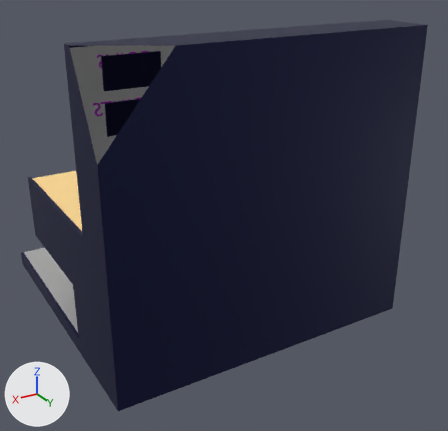
An edit to the Blender file public/assets/cabinet.blend, drawn before and after from the same camera.
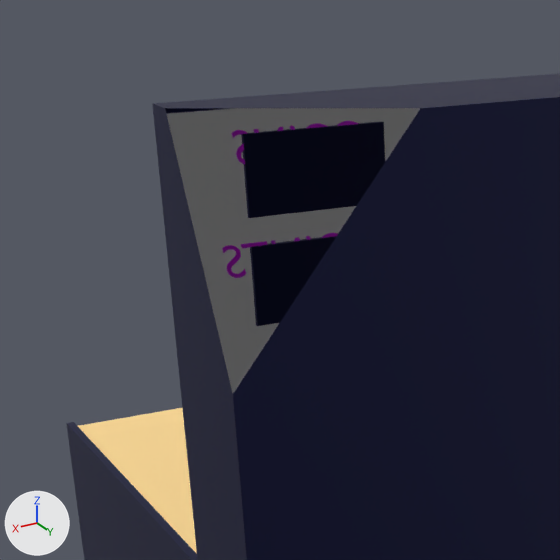
There are two pictures of each version: one whole from a 50 mm camera at (1.93, 3.26, 1.71) aimed at (-0.11, -0.14, 0.01), one close up on the part from 0% to 52% of the width and 0% to 54% of the height. Lighting does not change. The marker at lower left points along +X, +Y and +Z. Text is drawn in Blender's own font. Everything nearer to the camera than a plane just in front of the edit is cut away.

Objects in the first close-up: 'cabinet', 'coins', 'score'.
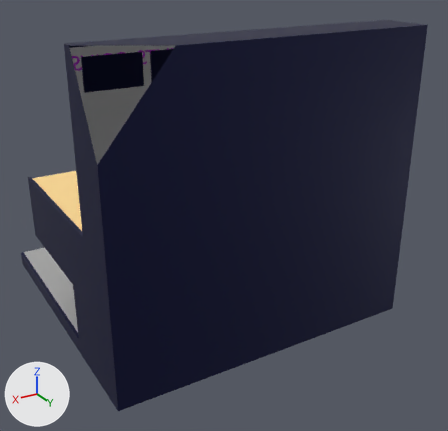
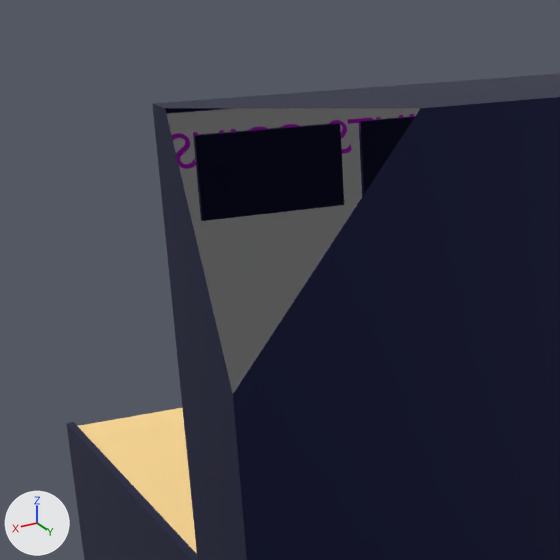
Commit message: display score

Where the change shows, as pixel boxes (x1, y1, x2, y2) in the close-ups (560 x 560 px):
'score', deleted: before (222, 233, 338, 278)
'label-coins', added: after (172, 124, 302, 169)
'coins', deleted: before (232, 121, 358, 164)
'label-points', added: after (330, 114, 414, 154)
part 1 of me_cabinet, built on: (167, 108, 420, 393) in both

What the commit changed:
Material 'cabinet.001' (mat_cabinet_001) is new.
Its base color is (0.00285, 0.00486, 0.0495) (dark blue #090f3f).
Its metallic is 0.5.
Material 'transparent-background.001' (mat_transparent_background_001) is new.
Its base color is (0.8, 0.8, 0.8) (white #e7e7e7).
Its roughness is 0.0.
Its alpha is 0.15.
me_cabinet is used by ob_cabinet; location (0.0, 0.0, 0.0).
me_cabinet had 342 vertices, 202 faces and spanned x -1.03..1.03, y -1.38..0.64, z -0.62..1.3.
me_cabinet now has 392 vertices, 216 faces and spans x -1.03..1.03, y -1.38..0.64, z -0.62..1.3.
Part 1, on me_cabinet:
16 vertices are removed from x 0.54..0.86, y 0.32..0.33, z 0.83..1.23.
14 faces are deleted.
38 vertices are added at x -1.01..1.01, y 0.32..0.39, z 0.17..1.28.
16 new vertices lie (0.38, 0.0, 0.0) away from vertices in x -0.95..-0.19, y 0.32..0.39, z 0.9..1.24.
12 new vertices lie (0.32, 0.0, 0.0) away from vertices in x 0.28..0.64, y 0.32..0.33, z 1.06..1.24.
14 new faces join them, mat_cabinet (dark blue #090f3f).
3 new faces join them, mat_transparent_background (white #e7e7e7).
5 new faces join them, mat_cabinet_001 (dark blue #090f3f).
1 new face joins them, mat_transparent_background_001 (white #e7e7e7).
5 new faces join them, mat_wall_background (its picture is missing).
me_cabinet now uses material mat_cabinet_001 (dark blue #090f3f).
me_cabinet now uses material mat_transparent_background_001 (white #e7e7e7).
In text 'score' (txt_score), offset_x goes from -0.144 to -0.122.
In text 'score' (txt_score), offset_y goes from -0.0204 to -0.017.
Object 'coins' (ob_coins) is deleted.
Object 'score' (ob_score) is deleted.
Object 'label-points' (ob_label_points) is new; it shows txt_score.
Its location is (0.44, 0.329, 1.19).
Its rotation in degrees is (90, 0, 0).
Object 'label-coins' (ob_label_coins) is new; it shows txt_coins.
Its location is (0.8, 0.329, 1.19).
Its rotation in degrees is (90, 0, 0).
